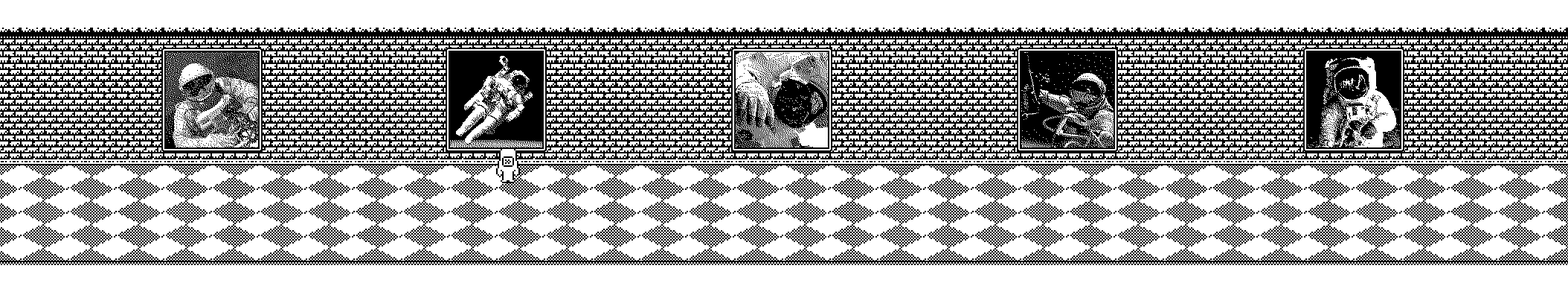
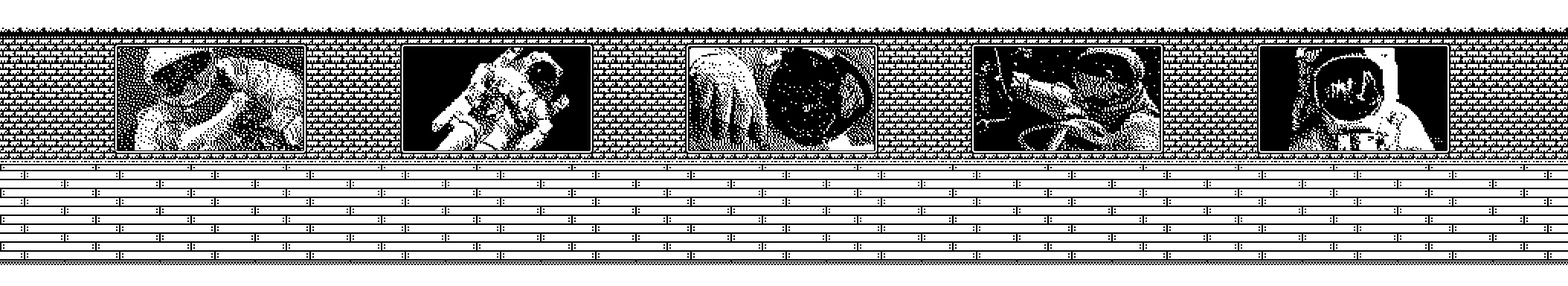
Two versions of the same layered image (1568 x 286). Layer-by-layer changes:
hid "model dude" over <box>496,147,520,183</box>
painted on "portrait 05" over <box>1247,47,1459,152</box>
added layer "pictureframe#5" above "portrait 04" over <box>1257,43,1451,154</box>
painted on "portrait 04" over <box>961,47,1174,152</box>
added layer "pictureframe#4" above "portrait 03" over <box>970,43,1165,154</box>
painted on "portrait 03" over <box>689,47,875,152</box>
added layer "pictureframe#3" above "portrait 02" over <box>685,43,879,154</box>
painted on "portrait 02" over <box>390,47,602,152</box>
added layer "pictureframe#2" above "portrait 01" over <box>400,43,594,154</box>
painted on "portrait 01" over <box>104,47,303,152</box>
added layer "pictureframe#1" above "upper wall" over <box>113,43,308,154</box>
added layer "pictureframe" above "wood panel floor" over <box>113,45,146,59</box>
added layer "wood panel floor" above "corridor" over <box>0,165,1568,262</box>
